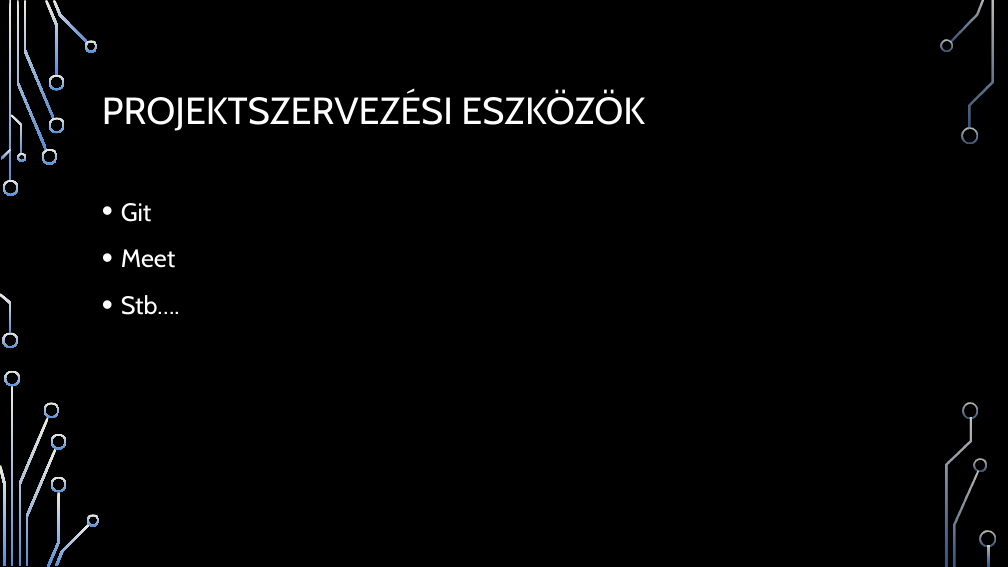
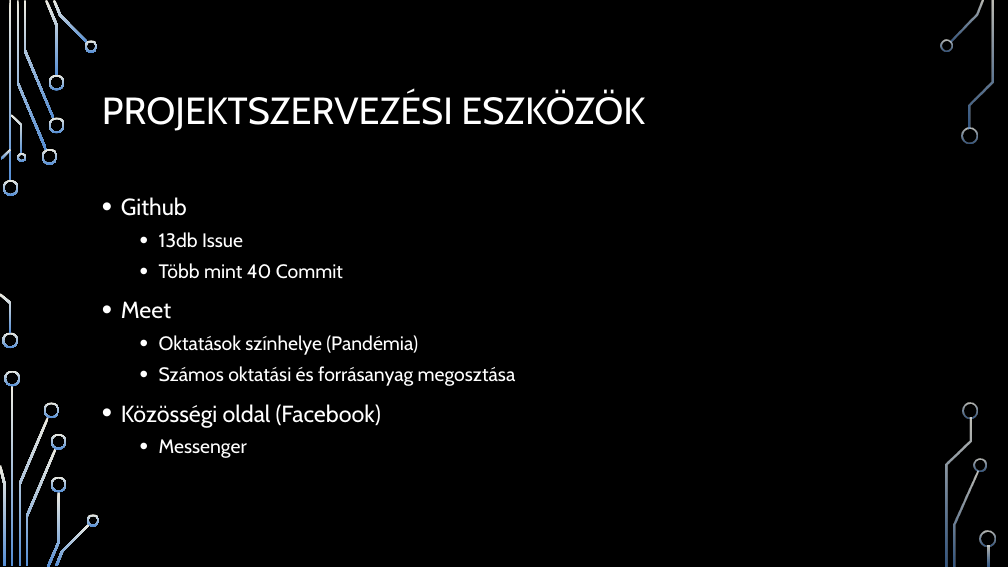
Before and after one commit to kissmilan91/autosiskola-data, a slide deck: slide 9 of Védés_PPT/Védés_Kiss_Milán_Nedvesi_csaba_Péter.pptx. Drawn at 1008x567 pixels with LibreOffice and Linux fonts; fonts in the diff are those of the drawing; background and template pictures are left out. Boxes give left, top, right and bottom in pixels: in the first picture for what was removed or moved away, otherwise in the second. Text is boxed around its words. In the diff, an @@ line names an element or a change of style, - is before the commit and + after.

```diff
--- a/Védés_PPT/Védés_Kiss_Milán_Nedvesi_csaba_Péter.pptx
+++ b/Védés_PPT/Védés_Kiss_Milán_Nedvesi_csaba_Péter.pptx
@@ text at <box>121,197,343,279</box>: text changed; size 24 to 18.5 pt @@
-• Git
+• Github
+  • 13db Issue
+  • Több mint 40 Commit
@@ text at <box>121,301,171,319</box>: size 24 to 22.2 pt in "Meet"; line spacing 1.2 to 1.1 @@
@@ text at <box>121,335,516,458</box>: text changed; size 24 to 18.5 pt @@
-• Stb….
+  • Oktatások színhelye (Pandémia)
+  • Számos oktatási és forrásanyag megosztása
+• Közösségi oldal (Facebook)
+  • Messenger
```
Also in this commit, not shown: 7 other slides changed.
